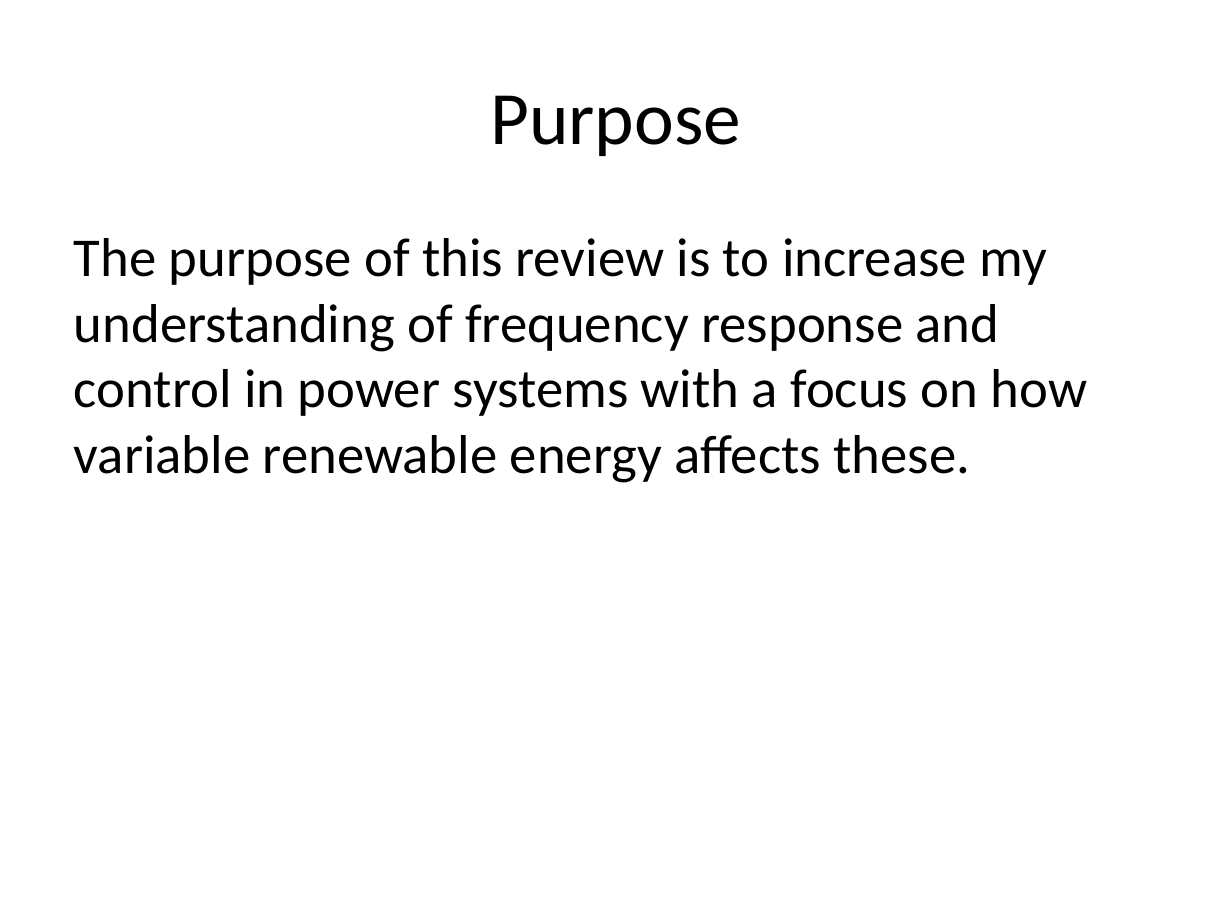
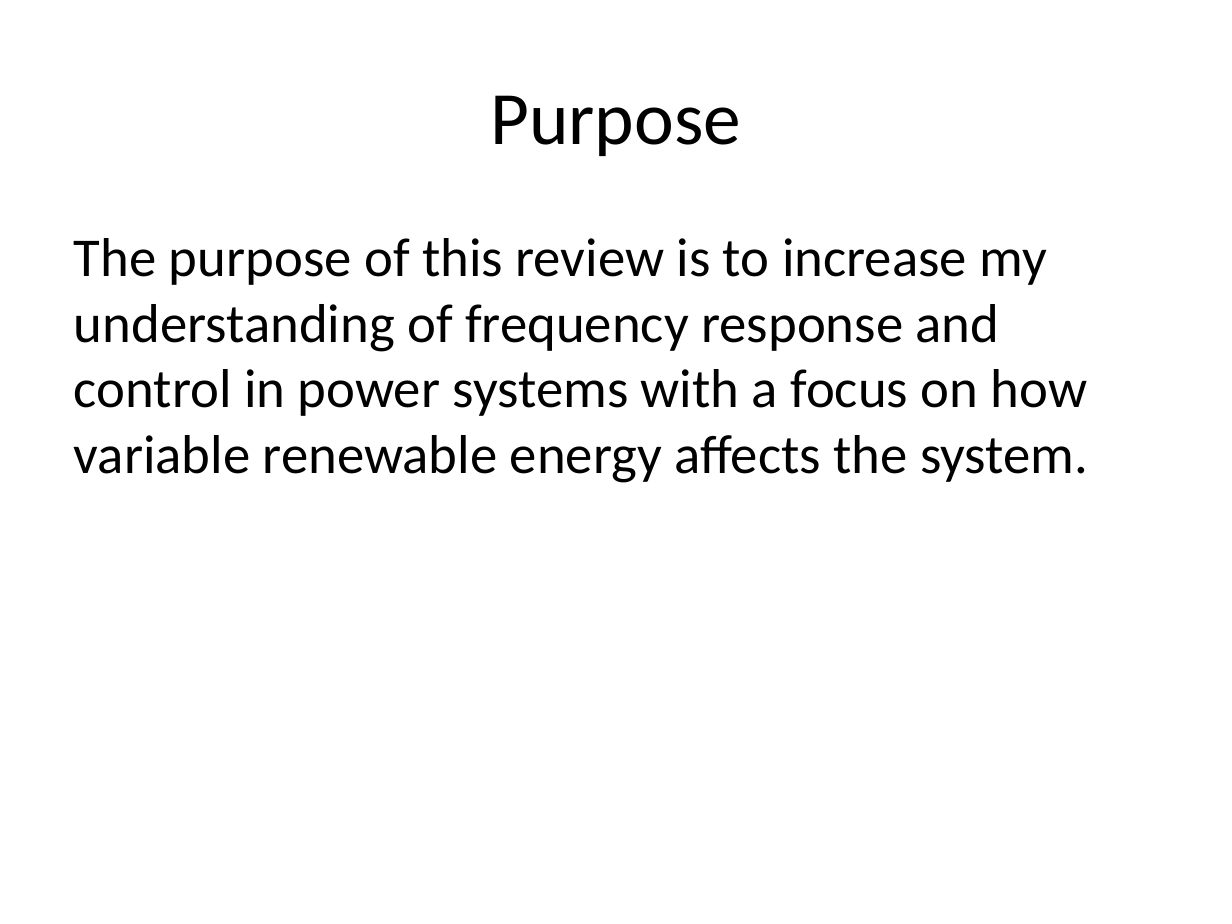
Before and after one commit to mswan96/SUPERB, a slide deck: slide 3 of Literature Review.pptx. Drawn at 1232x924 pixels with LibreOffice and Linux fonts; fonts in the diff are those of the drawing. Boxes give left, top, right and bottom in pixels: in the first picture for what was removed or moved away, otherwise in the second. Text is boxed around its words. In the diff, an @@ line names an element or a change of style, - is before the commit and + after.

Commit message:
updated presentation

```diff
--- a/Literature Review.pptx
+++ b/Literature Review.pptx
@@ text at [74, 238, 1088, 483]: text changed @@
-The purpose of this review is to increase my understanding of frequency response and control in power systems with a focus on how variable renewable energy affects these.
+The purpose of this review is to increase my understanding of frequency response and control in power systems with a focus on how variable renewable energy affects the system.
```
Also in this commit, not shown: 3 other slides changed, 4 slides added, 1 slide removed.
